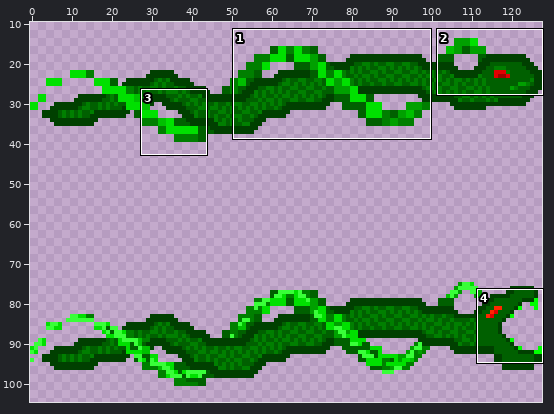
Two states of a sprite sheet, Monja/Assets/Image/Effect_Image/poison_Snake_player.png. Above: a wide view before the commit, with the close-up outlined.
Close-up. First the earlier version:
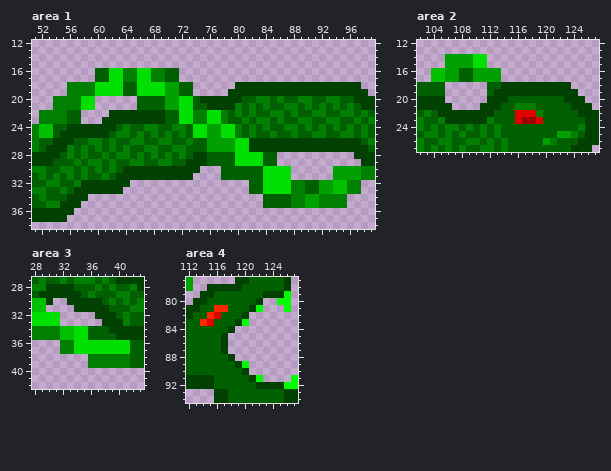
The file is 128x128 pixels. Shown: area 1: x 51..99, y 12..38; area 2: x 102..127, y 12..27; area 3: x 28..43, y 27..42; area 4: x 112..127, y 77..94. The wide view leaves out empty margins.
The result:
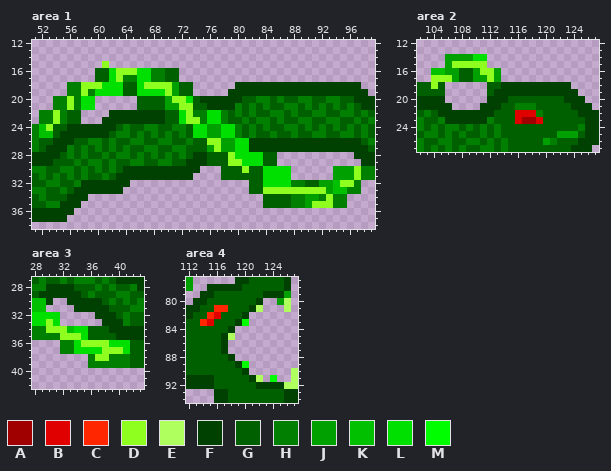
Palette (. is transparent): A #a00000  B #e00000  C #ff2600  D #8fff1f  E #afff5f  F #004000  G #006000  H #007f00  J #00a000  K #00c000  L #00e000  M #00fe00
The edit:
Changed rows in their new state; - is an unchanged pixel.
Area 1:
first column x 53:
15 --------D------------------------------------
16 ----------DDD--------------------------------
17 ----------D----------------------------------
18 -----DDD------DDDD---------------------------
19 -----D-----------D---------------------------
20 ---D--------------DD-------------------------
21 ---D---------------DD------------------------
22 -D------------------D------------------------
23 -D------------------DD-----------------------
24 D--------------------------------------------
26 -----------------------DD--------------------
27 ------------------------D--------------------
28 --------------------------D------------------
29 --------------------------DD-----------------
30 ----------------------------D---------------D
31 --------------------------------------------D
32 ------------------------------------------DD-
33 -------------------------------DDDDDDDDD-----
34 ----------------------------------------D----
35 --------------------------------------DDD----
Area 2:
first column x 104:
15 ---DDDDD-
16 -------DD
17 DDD-----D
18 D--------
first column x 124:
25 J
Area 3:
first column x 30:
33 D----------
34 DDD--------
35 --DDD------
36 -----DDDD--
37 --------DDD
38 -------DD--
Area 4:
first column x 122:
79 ----J
80 ---JE
81 E---E
first column x 118:
85 E
first column x 122:
90 -----E
91 E-M--E
92 ----EE
